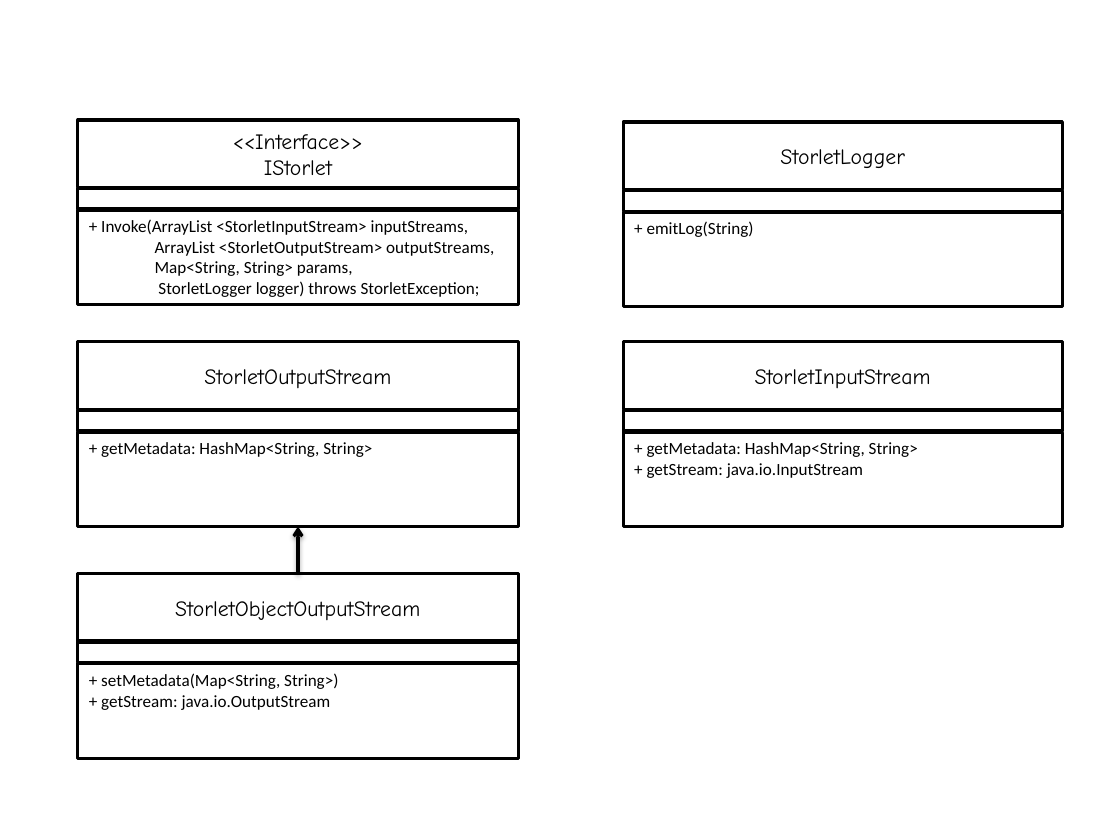
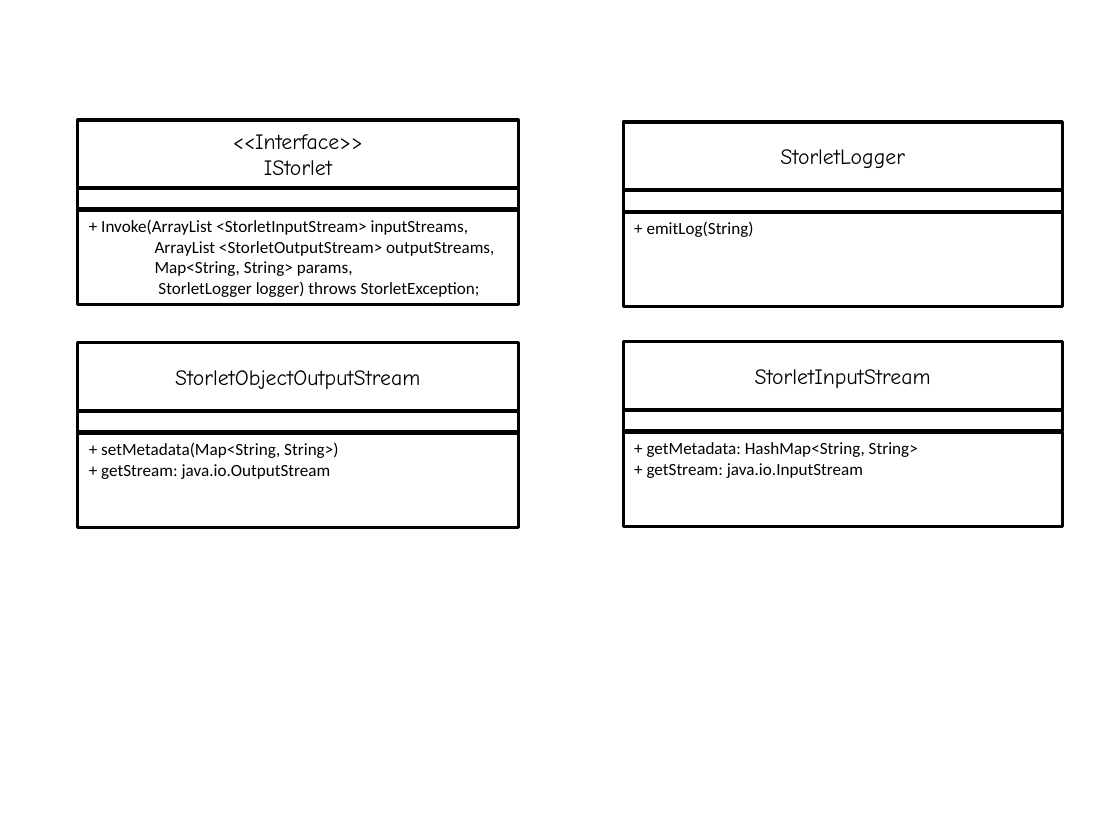
Before and after one commit to openstack/storlets, a slide deck: slide 2 of doc/source/images/storlet_engine_drawing.pptx. Drawn at 1120x840 pixels with LibreOffice and Linux fonts; fonts in the diff are those of the drawing. Boxes give left, top, right and bottom in pixels: in the first picture for what was removed or moved away, otherwise in the second. Text is boxed around its words. In the diff, an @@ line names an element or a change of style, - is before the commit and + after.

Commit message:
Adjusting the storlet writing and deploying guide to include python
The guide is broken into three parts as follows:
A language independent guide and two language specific
complimentary guides.

While at it the programming model UML was
simplified to include only what the storlet
writer should care about.

Bonus 1: Adjusted all docs to use the same heading
         format
Bonus 2: Moved to archive two outdated .rst to archive

```diff
--- a/doc/source/images/storlet_engine_drawing.pptx
+++ b/doc/source/images/storlet_engine_drawing.pptx
@@ rectangle removed at (x1=77, y1=342, x2=517, y2=409) @@
-StorletOutputStream
@@ 3 rectangles moved together from (x1=77, y1=573, x2=517, y2=758) to (x1=77, y1=343, x2=517, y2=528) @@
@@ rectangle removed at (x1=77, y1=432, x2=517, y2=526) @@
-+ getMetadata: HashMap<String, String>
@@ arrow removed from (298, 573) to (298, 526) @@
```
Also in this commit, not shown: 1 slide added, 21 other files.
